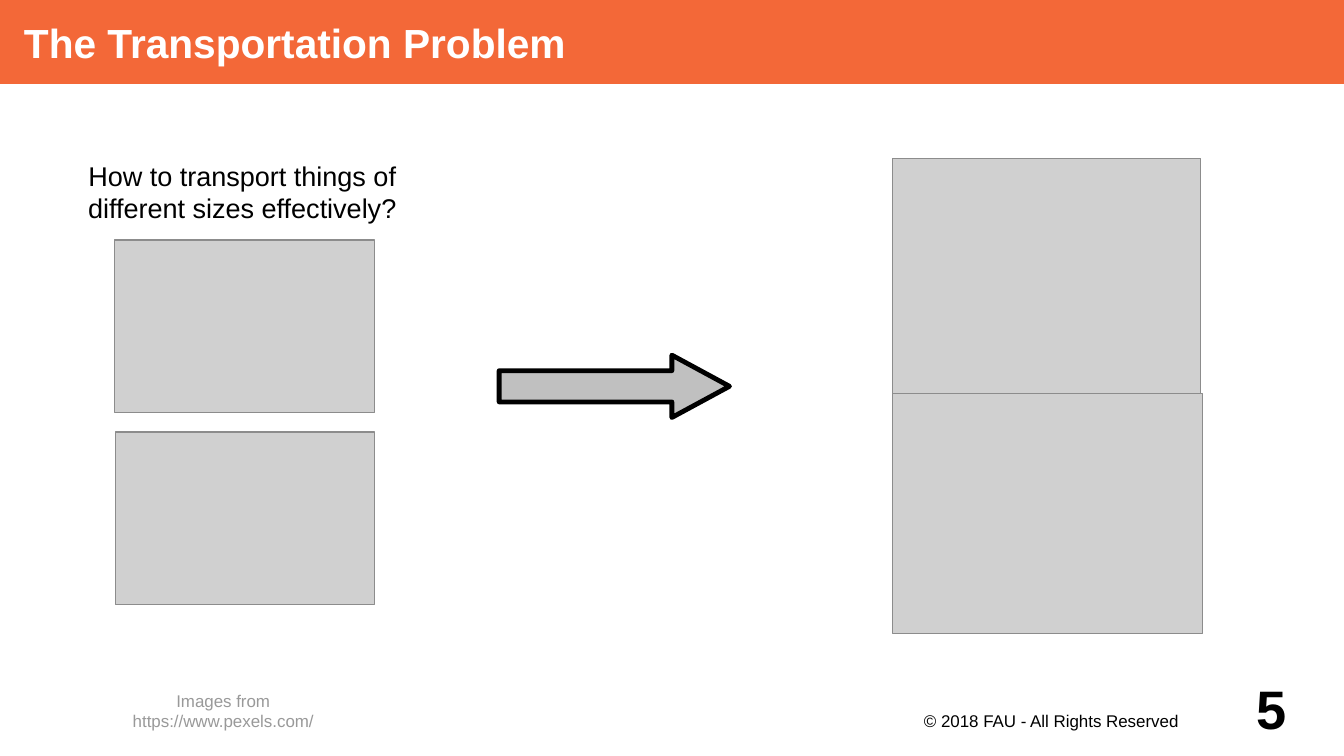
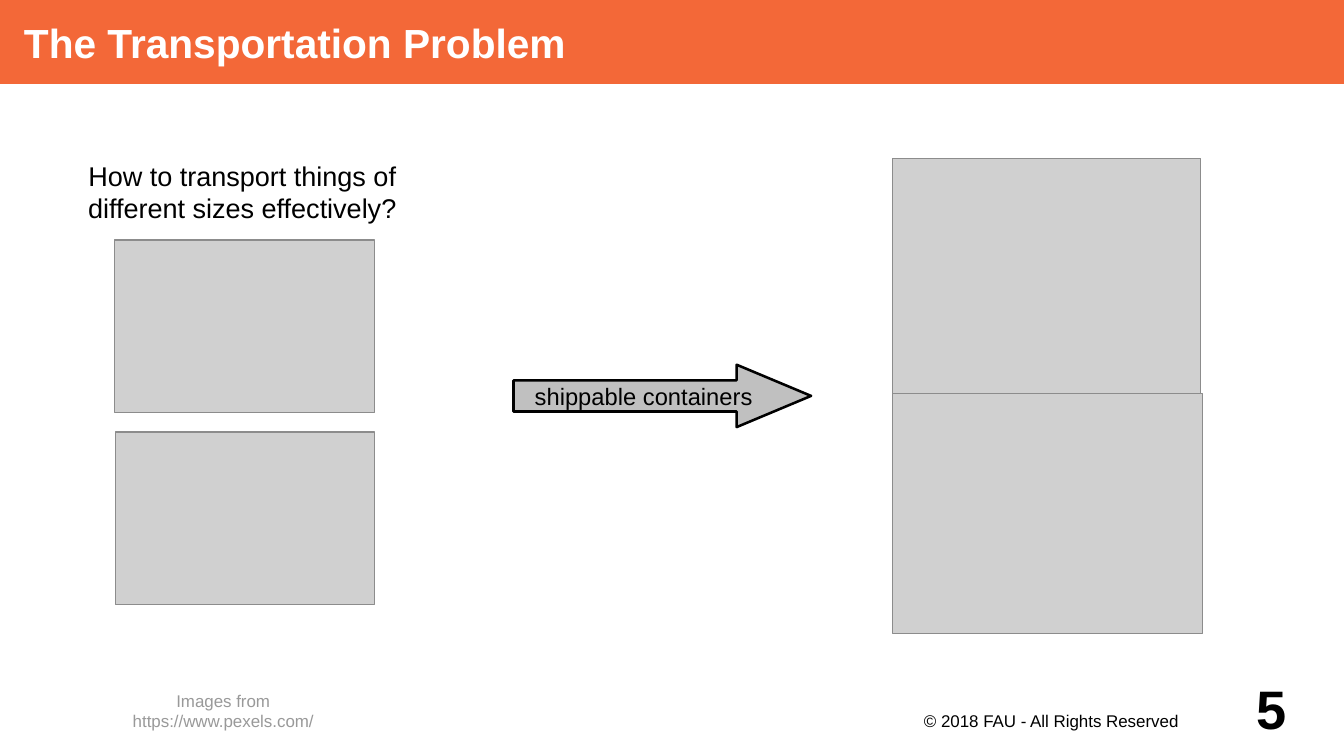
Before and after one commit to dirkriehle/adap-course, a slide deck: slide 5 of Lecture Slides/ADAP Z01 - Containerization.odp. Drawn at 1344x756 pixels with LibreOffice and Linux fonts; fonts in the diff are those of the drawing; grey boxes stand for pictures. Boxes give left, top, right and bottom in pixels: in the first picture for what was removed or moved away, otherwise in the second. Text is boxed around its words. In the diff, an @@ line names an element or a change of style, - is before the commit and + after.

```diff
--- a/Lecture Slides/ADAP Z01 - Containerization.odp
+++ b/Lecture Slides/ADAP Z01 - Containerization.odp
@@ right arrow "shippable containers": place and size @@
-right arrow "shippable containers" at [499,355,729,417]
+right arrow "shippable containers" at [513,365,811,427]
@@ right arrow "shippable containers" at [513,365,811,427]: outline #000000 2.83 pt to #000000 1.5 pt; proportions changed @@
@@ text in right arrow at [535,388,752,410]: text added @@
+shippable containers
```
Also in this commit, not shown: 5 other slides changed, 6 slides added.
